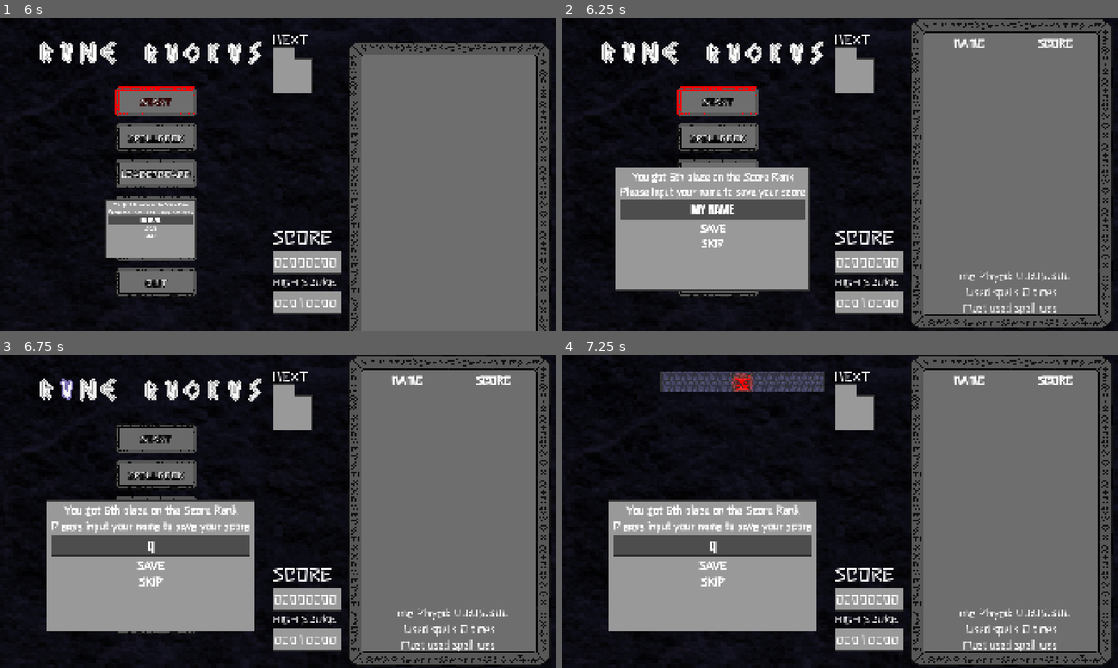
Above: before the commit, frames 1-4 (two rows, left to right).
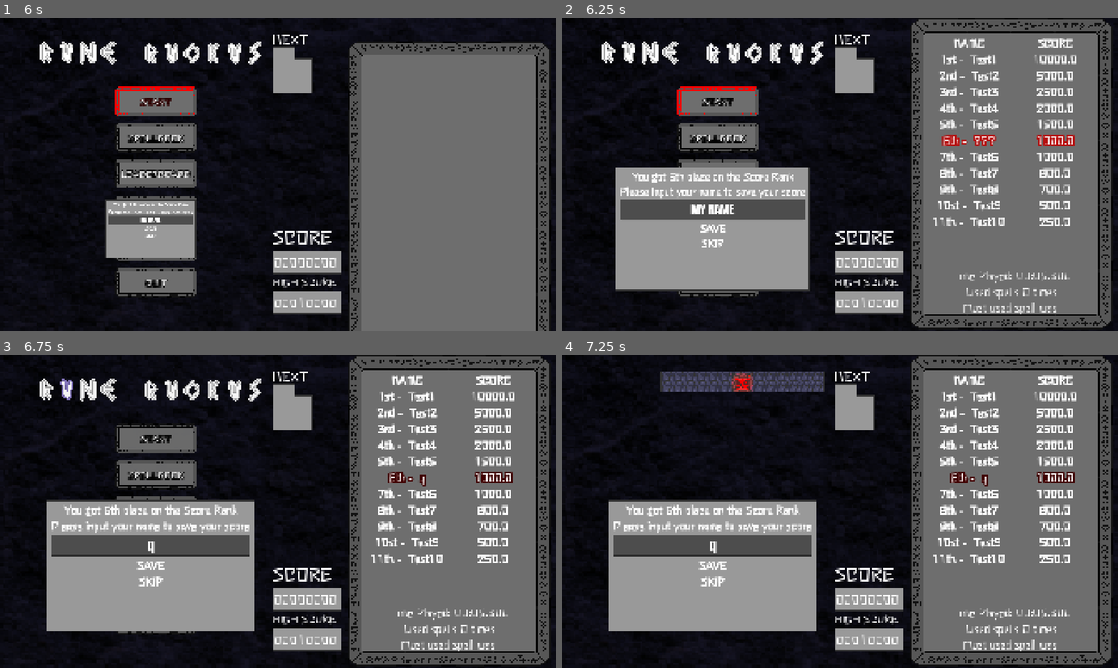
Above: after the commit, the same moments.

Repository: dreamblader/rune_ruckus
Game: Godot game, scene res://splash/splash_scene.tscn
Same seed, same stepped clock (60 frames per second), same inputs: the game is played once before the commit and once after it.
Inputs (mouse positions are in pixels of both pictures, inside the frame that each line leads up to):
- Up to frame 1 (6 s): tap Enter (ui_accept) at 0.5, 0.77, 1.52, 2, 2.75, 3.02, 3.5, 3.77, 4.25, 4.52 s; move the mouse to (400, 158) at 0.52 s; hold Right (ui_right) 0.53-1.28 s; hold S (drop) 0.53-1.28 s; click (400, 158) at 0.67 s; move the mouse to (166, 190) at 1.27 s; hold Down (ui_down) 1.28-2.03 s; tap Q (move_spell_l) at 1.35 s; move the mouse to (333, 105) at 2.02 s; hold Right (ui_right) 2.03-2.78 s; hold E (move_spell_r) 2.03-2.78 s; move the mouse to (250, 237) at 2.77 s; hold Up (ui_up) 2.78-3.53 s; tap A (rotate_l) at 2.85 s; click (250, 237) at 2.92 s; move the mouse to (444, 221) at 3.52 s; hold D (rotate_r) 3.53-4.28 s; hold Left (ui_left) 3.53-5.03 s; move the mouse to (111, 127) at 4.27 s; tap Space (spell) at 4.35 s; move the mouse to (305, 174) at 5.02 s; hold Down (ui_down) 5.03-5.75 s; hold S (drop) 5.03-5.75 s; click (305, 174) at 5.17 s; click (150, 227) at 5.77 s; type "Alex" at 5.85 s
- Up to frame 2 (6.25 s): no input
- Up to frame 3 (6.75 s): move the mouse to (155, 439) at 6.52 s; hold Right (ui_right) from 6.53 s (still down); tap Q (move_spell_l) at 6.6 s; click (155, 439) at 6.67 s
- Up to frame 4 (7.25 s): keep holding Right (ui_right); tap Enter (ui_accept) at 6.77 s

Frame 1 is identical in both runs. In frame 2, 3.2% of the frame differs, in the area x 66-93%, y 11-68%; in frame 3, 3.2%; in frame 4, 3.2%.

Commit message:
score menu is looking cool

Diff:
--- a/ui/menu/score_menu/score_menu_scene.tscn
+++ b/ui/menu/score_menu/score_menu_scene.tscn
@@ -257,6 +257,7 @@
 layout_mode = 2
 
 [node name="GridContainer" type="GridContainer" parent="MarginContainer/VBoxContainer" unique_id=212000275]
+unique_name_in_owner = true
 layout_mode = 2
 size_flags_vertical = 3
 columns = 2
@@ -342,7 +343,7 @@
 focus_neighbor_top = NodePath("../Skip")
 theme_override_constants/caret_width = 4
 theme_override_styles/focus = SubResource("StyleBoxFlat_i3srx")
-max_length = 20
+max_length = 10
 caret_blink = true
 
 [node name="Save" parent="Content/MarginContainer/MenuContainer/Menu" unique_id=847506243 instance=ExtResource("6_i3srx")]
@@ -359,3 +360,4 @@
 [connection signal="animation_finished" from="AnimationPlayer" to="." method="_on_animation_player_animation_finished"]
 [connection signal="focus_entered" from="Content/MarginContainer/MenuContainer/Menu/LineEdit" to="." method="_on_line_edit_focus_entered"]
 [connection signal="focus_exited" from="Content/MarginContainer/MenuContainer/Menu/LineEdit" to="." method="_on_line_edit_focus_exited"]
+[connection signal="text_changed" from="Content/MarginContainer/MenuContainer/Menu/LineEdit" to="." method="_on_line_edit_text_changed"]
--- a/ui/menu/score_menu/score_menu_script.gd
+++ b/ui/menu/score_menu/score_menu_script.gd
@@ -19,6 +19,7 @@
 var menu_mode: MenuMode = MenuMode.RECORD
 
 var tween: Tween
+var current_player_name_label:Label = null
 
 enum MenuMode{ RECORD, VIEW }
 
@@ -36,7 +37,7 @@
 
 
 func setup_record_labels(rank:int, score:ScoreData) -> void:
-	var rank_str = str(rank)+get_ordinal(rank)
+	var rank_str = get_ordinal(rank)
 	rank_info_label.text = rank_info_text % rank_str
 	var detail_time = "Time Played: %s\n" % score.game_time
 	var detail_spell_count = "Used spells %d time\n" % score.spells_cast if score.spells_cast == 1 else "Used spells %d times\n" % score.spells_cast
@@ -62,15 +63,47 @@
 			scores.push_back(current_view[r])
 			r+=1
 
-	var i = 1
-	for s: ScoreData in scores:
-		prints(i, s.player_name, s.score)
-		i+=1
-	#populate_board(scores, rank)
-
-
-func populate_board(score_list: Array[ScoreData], current_rank:int = -1) -> void:
-	pass
+	populate_board(scores, rank)
+
+
+func populate_board(score_list, current_rank:int = -1) -> void:
+	var board = %GridContainer
+	var r = 1
+	for score in score_list:
+		var name_text = "%s -  %s" % [get_ordinal(r), score.player_name]
+		var name_label = generate_score_label(name_text)
+		var score_label = generate_score_label(str(score.score))
+		if r == current_rank:
+			current_player_name_label = name_label
+			add_blink_tween_to_label(name_label)
+			add_blink_tween_to_label(score_label)
+		board.add_child(name_label)
+		board.add_child(score_label)
+		r+=1
+
+
+func add_blink_tween_to_label(label:Label) -> void:
+	var duration = 1
+	var label_tween = create_tween()
+	label.add_theme_constant_override("outline_size", 20)
+	label.add_theme_color_override("font_outline_color", Color.BLACK)
+	label_tween.tween_property(label, "theme_override_colors/font_outline_color", Color.RED, duration)
+	label_tween.tween_property(label, "theme_override_colors/font_outline_color", Color.BLACK, duration)
+	label_tween.set_loops()
+
+
+func generate_score_label(text:String) -> Label:
+	var label = Label.new()
+	var label_font = load("res://font/Stick-Regular.ttf")
+	label.horizontal_alignment = HORIZONTAL_ALIGNMENT_CENTER
+	label.size_flags_horizontal = Control.SIZE_EXPAND_FILL
+	label.add_theme_color_override("font_color", Color.WHITE)
+	label.add_theme_color_override("font_outline_color", Color.WHITE)
+	label.add_theme_constant_override("outline_size", 5)
+	label.add_theme_font_override("font", label_font)
+	label.add_theme_font_size_override("font_size", 35)
+	label.text = text
+	return label
 
 
 func start_view() -> void:
@@ -80,18 +113,18 @@
 
 func get_ordinal(num:int) -> String:
 	if num >= 11 && num <= 13:
-		return "th"
+		return str(num)+"th"
 
 	var first_digit = int(str(num)[0])
 	match first_digit:
 		1:
-			return "st"
+			return str(num)+"st"
 		2:
-			return "nd"
+			return str(num)+"nd"
 		3:
-			return "rd"
+			return str(num)+"rd"
 		_:
-			return "th"
+			return str(num)+"th"
 
 
 func start_save_score_menu() -> void:
@@ -158,3 +191,15 @@
 func _on_line_edit_focus_exited() -> void:
 	tween.stop()
 	tween = null
+
+
+func _on_line_edit_text_changed(new_text: String) -> void:
+	if current_player_name_label == null:
+		return
+
+	var name_sections = current_player_name_label.text.split("-", false, 2)
+
+	if new_text.is_empty():
+		current_player_name_label.text = name_sections[0]+"-  ???"
+	else:
+		current_player_name_label.text = name_sections[0]+"-  "+new_text
